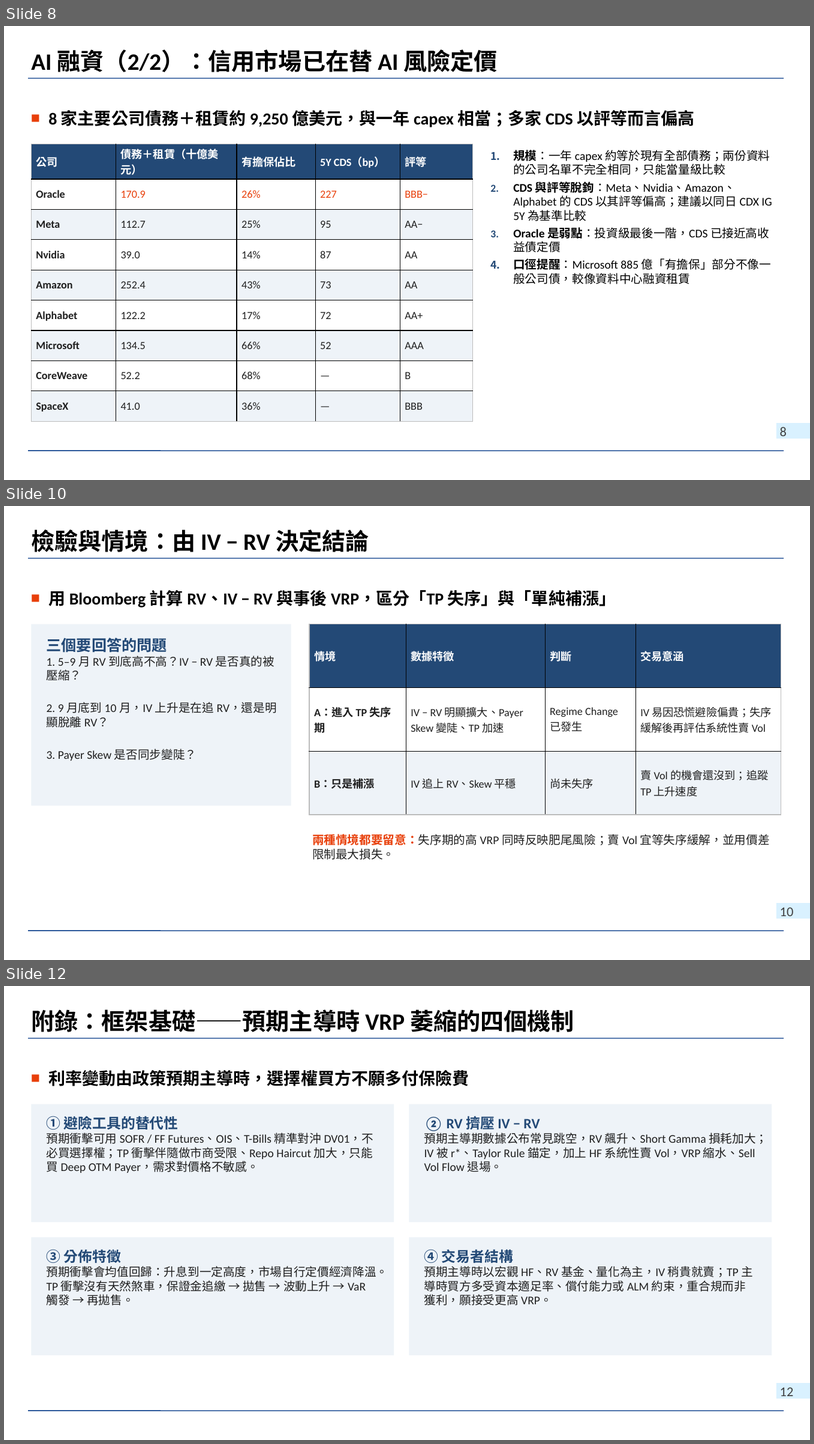
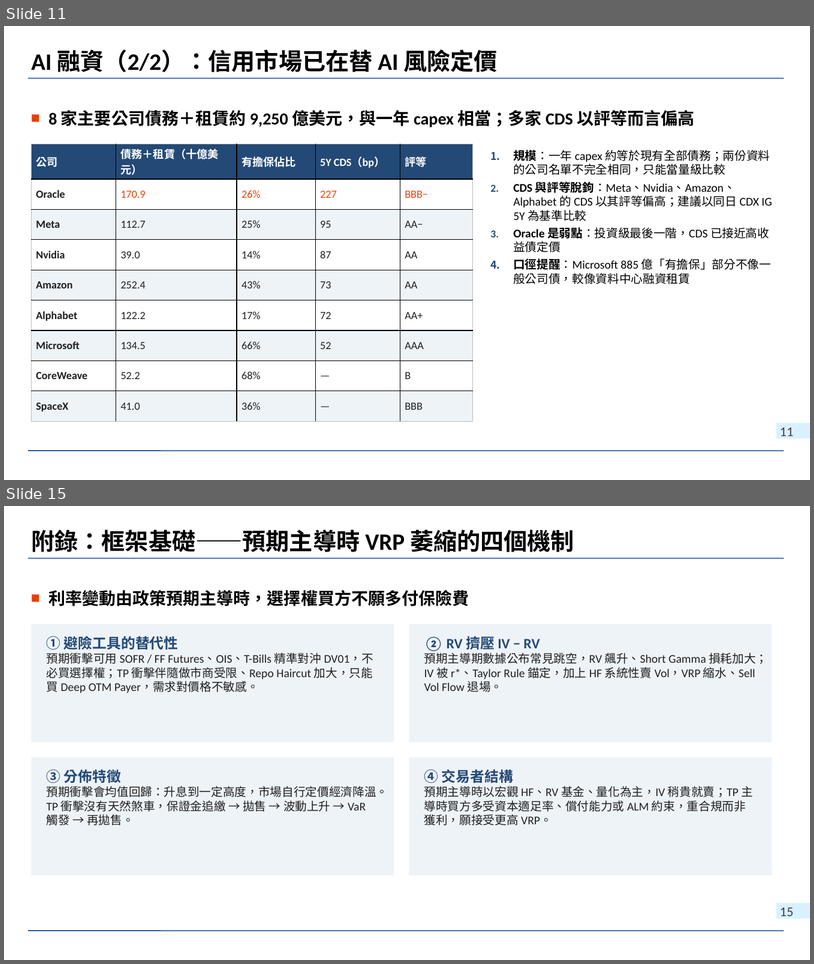
Before and after one commit to wlinoxox/US-Bond-Vol, a slide deck: slides/2026-10-03_us-treasury-vol-regime-change.pptx. Shown one above the other, each under a label of ours: slides 8, 10 and 12 before the commit, slides 11 and 15 after it; the slides between them are not shown. The pictures are 814x1444 and 814x964 pixels, drawn with LibreOffice and Linux fonts; fonts in the diff are those of the drawing; background and template pictures are left out. Boxes give left, top, right and bottom in pixels: in the first picture for what was removed or moved away, otherwise in the second. Text is boxed around its words. In the diff, an @@ line names an element or a change of style, - is before the commit and + after.

```diff
--- a/slides/2026-10-03_us-treasury-vol-regime-change.pptx
+++ b/slides/2026-10-03_us-treasury-vol-regime-change.pptx
@@ slide 10 removed at [4, 506, 810, 960], background picture (left out); not listed: 3 template elements that a slide beside it also shows @@
@@ title removed at [31, 529, 370, 552] @@
-檢驗與情境：由 IV − RV 決定結論
@@ text removed at [48, 590, 616, 607] @@
-■ 用 Bloomberg 計算 RV、IV − RV 與事後 VRP，區分「TP 失序」與「單純補漲」
@@ rectangle removed at [31, 624, 291, 805] @@
@@ table removed at [309, 624, 782, 814], 3 rows, 4 columns @@
-情境 | 數據特徵 | 判斷 | 交易意涵
-A：進入 TP 失序期 | IV − RV 明顯擴大、Payer Skew 變陡、TP 加速 | Regime Change 已發生 | IV 易因恐慌避險偏貴；失序緩解後再評估系統性賣 Vol
-B：只是補漲 | IV 追上 RV、Skew 平穩 | 尚未失序 | 賣 Vol 的機會還沒到；追蹤 TP 上升速度
@@ text removed at [47, 637, 277, 760] @@
-三個要回答的問題
-1. 5–9 月 RV 到底高不高？IV − RV 是否真的被壓縮？
-2. 9 月底到 10 月，IV 上升是在追 RV，還是明顯脫離 RV？
-3. Payer Skew 是否同步變陡？
@@ text removed at [312, 834, 770, 859] @@
-兩種情境都要留意：失序期的高 VRP 同時反映肥尾風險；賣 Vol 宜等失序緩解，並用價差限制最大損失。
@@ what was slide 8 is now slide 11 @@
@@ page number at [780, 427, 794, 436]: text changed @@
-8
+11
@@ what was slide 12 is now slide 15 @@
@@ page number at [780, 907, 794, 916]: text changed @@
-12
+15
```
Also in this commit, not shown: 6 slides changed, 4 slides added, 2 other files.
